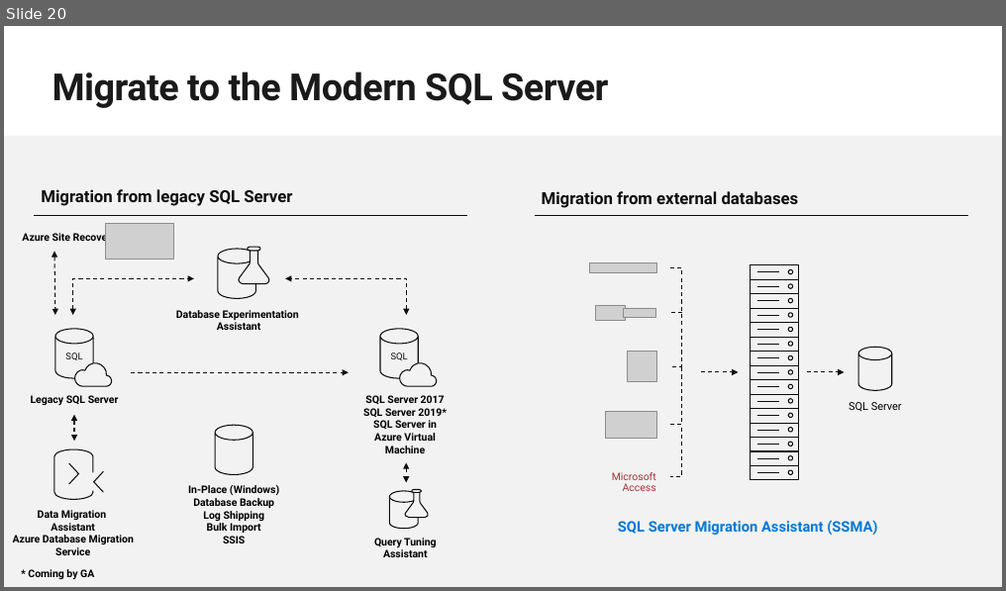
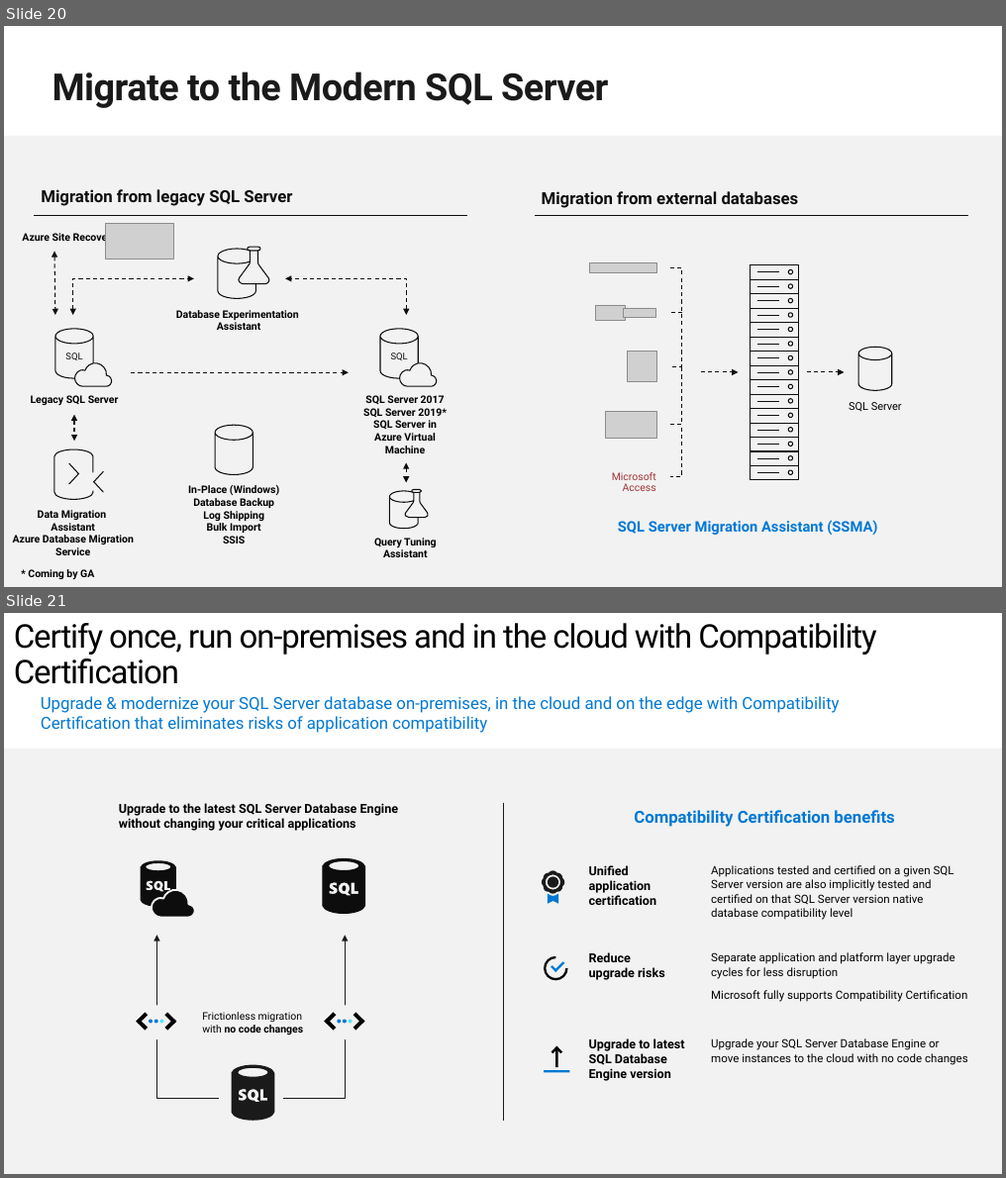
Before and after one commit to microsoft/sqlworkshops, a slide deck: sql2019lab/slides/SQL Server 2019 Modern Data Platform CTP 3.1.pptx. Shown one above the other, each under a label of ours: slide 20 before the commit, slides 20 and 21 after it. The pictures are 1006x591 and 1006x1178 pixels, drawn with LibreOffice and Linux fonts; fonts in the diff are those of the drawing; grey boxes stand for pictures; background and template pictures are left out. Boxes give left, top, right and bottom in pixels: in the first picture for what was removed or moved away, otherwise in the second. Text is boxed around its words. In the diff, an @@ line names an element or a change of style, - is before the commit and + after.

Commit message:
Update SQL Server 2019 Modern Data Platform CTP 3.1.pptx
Update slide deck for Modern Data

```diff
--- a/sql2019lab/slides/SQL Server 2019 Modern Data Platform CTP 3.1.pptx
+++ b/sql2019lab/slides/SQL Server 2019 Modern Data Platform CTP 3.1.pptx
@@ slide 21 added at (4,613,1002,1174), background #FFFFFF @@
@@ text added at (14,623,876,684), 31.4 pt, text #000000 @@
+Certify once, run on-premises and in the cloud with Compatibility Certification
@@ text added at (41,696,839,733), 16 pt, text #0078D4 @@
+Upgrade & modernize your SQL Server database on-premises, in the cloud and on the edge with Compatibility Certification that eliminates risks of application compatibility
@@ rectangle added at (4,749,1002,1174), fill #F2F2F2 @@
@@ text added at (119,803,399,831), 12 pt, text #000000, bold @@
+Upgrade to the latest SQL Server Database Engine without changing your critical applications
@@ line added from (503, 802) to (503, 1121), #1A1A1A 0.75 pt @@
@@ text added at (634,810,894,827), 16 pt, text #0078D4, bold @@
+Compatibility Certification benefits
@@ freeform shape added at (141,861,176,907), fill #0D0D0D @@
@@ freeform shape added at (322,859,365,914), fill #0D0D0D @@
@@ freeform shape added at (542,870,564,894), fill #1A1A1A @@
@@ freeform shape added at (548,876,558,888), fill #1A1A1A @@
@@ text added at (589,865,657,905), 12 pt, text #000000, bold @@
+Unified application certification
@@ text added at (711,865,954,920), 11 pt, text #000000 @@
+Applications tested and certified on a given SQL Server version are also implicitly tested and certified on that SQL Server version native database compatibility level
@@ freeform shape added at (152,890,195,918), fill #0D0D0D, outline #F2F2F2 1.75 pt @@
@@ freeform shape added at (548,894,558,903), fill #0078D4 @@
@@ elbow arrow added from (218, 1099) to (156, 935), #1A1A1A 0.75 pt @@
@@ elbow arrow added from (283, 1099) to (345, 935), #1A1A1A 0.75 pt @@
@@ freeform shape added at (544,957,567,980), fill #000000 @@
@@ freeform shape added at (550,965,557,972), fill #0078D4 @@
@@ freeform shape added at (554,961,564,972), fill #0078D4 @@
@@ text added at (589,953,665,980), 12 pt, text #000000, bold @@
+Reduce upgrade risks
@@ text added at (711,953,968,1002), 11 pt, text #000000 @@
+Separate application and platform layer upgrade cycles for less disruption
+Microsoft fully supports Compatibility Certification
@@ rectangle added at (136,1005,179,1040), fill #F2F2F2 @@
@@ group added at (136,1013,177,1031): 4 freeform shapes, 3 ellipses @@
@@ text added at (202,1012,303,1035), 10 pt, text #000000 @@
+Frictionless migration
+with no code changes
@@ rectangle added at (325,1005,368,1040), fill #F2F2F2 @@
@@ group added at (325,1013,364,1031): 4 freeform shapes, 3 ellipses @@
@@ group added at (544,1047,570,1072): 2 rectangles, 2 freeform shapes @@
@@ text added at (589,1039,685,1081), 12 pt, text #000000, bold @@
+Upgrade to latest SQL Database Engine version
@@ text added at (711,1039,968,1065), 11 pt, text #000000 @@
+Upgrade your SQL Server Database Engine or move instances to the cloud with no code changes
@@ freeform shape added at (232,1065,275,1121), fill #1A1A1A @@
```
Also in this commit, not shown: 2 slides changed.
